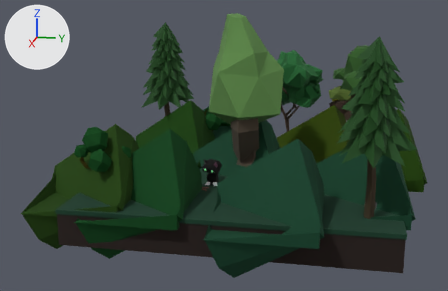
The Blender file Visual Project FIles/ROOMS/smfm room 4.blend, before and after one commit.
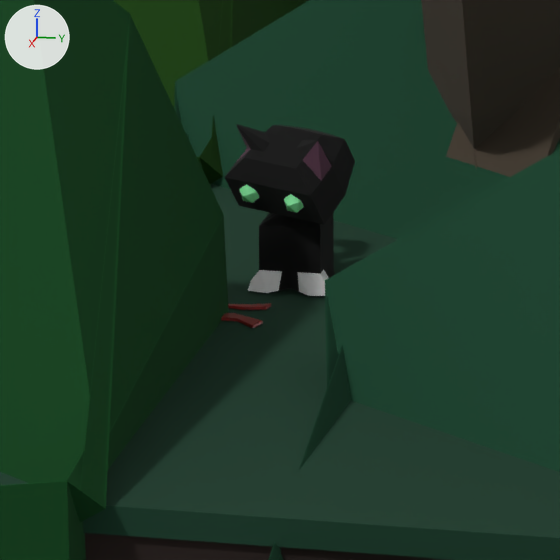
The first picture shows the older version from a 50 mm lens placed at (14.72, 2.29, 5.63), pointed at (0.18, -0.62, 2.0). The close-ups show both versions on the part from 37% to 57% of the width and 48% to 78% of the height of that picture. Arrows for +X, +Y and +Z are at upper left; the lights stay in place.

The scene before the commit, as lines of its bpy script (objects in view):
```python
ob_cube_019 = bpy.data.objects.new('Cube.019', me_cube_020)
ob_cube_019.parent = ob_low_poly_chili_leaf_tree_001
ob_cube_019.location = (-0.345, -0.364, 0.0042)
ob_icosphere_011 = bpy.data.objects.new('Icosphere.011', me_icosphere_011)
ob_icosphere_011.location = (1.285, -0.795, 1.784)
ob_icosphere_011.rotation_euler = (0.0, 0.0, 6.28)  # degrees (0, 0, 360)
ob_icosphere_011.scale = (0.0424, 0.0424, 0.0424)
ob_icosphere_027 = bpy.data.objects.new('Icosphere.027', me_icosphere_023)
ob_icosphere_027.location = (1.286, -0.591, 1.784)
ob_icosphere_027.rotation_euler = (0.0, 0.0, 6.28)  # degrees (0, 0, 360)
ob_icosphere_027.scale = (0.0424, 0.0424, 0.0424)
ob_ribbon = bpy.data.objects.new('_ribbon', me_cube_026)
ob_ribbon.location = (1.439, -0.867, 1.303)
ob_ribbon.scale = (-0.0322, 0.136, -0.00501)
ob_square = bpy.data.objects.new('Square', me_cube_024)
ob_square.location = (1.138, -0.694, 1.431)
ob_square.rotation_euler = (0.0, 0.0, 6.28)  # degrees (0, 0, 360)
ob_square.scale = (0.114, 0.114, 0.114)
# also in view: 'Cube.007' at (2.58, -1.97, 1.46); 'Cube.017' at (0.41, -0.36, 1.46); 'Cube.018' at (0.22, 0.03, 1.97); 'Grass' at (0.0, 0.0, 1.25); 'Cube.011' at (2.96, 0.81, 1.46)
```
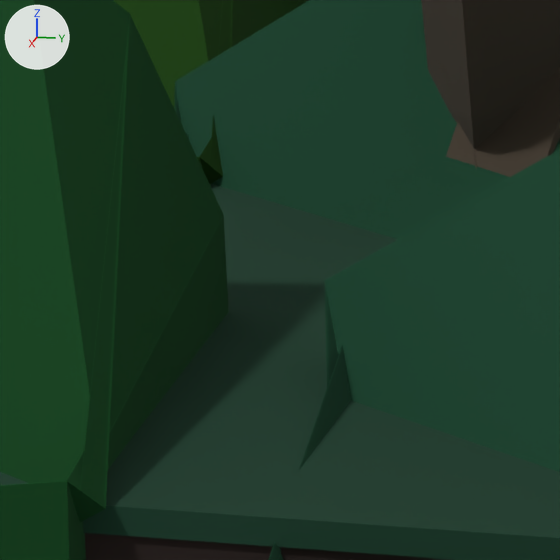
Boxes [x1, y1, x2, y2] around the edits, measured in the close-ups (560 x 560 px):
```json
{"object": "Square", "change": "deleted", "before": [225, 124, 355, 296], "on screen": "black", "faces in mat_material_020 (black #000000)": [225, 124, 355, 291], "faces in mat_material_021 (white #e7e7e7)": [248, 270, 328, 296], "faces in mat_material_022 (dark purple #583649)": [236, 125, 332, 181]}
{"object": "_ribbon", "change": "hidden", "before": [221, 303, 271, 328]}
{"object": "Icosphere.027", "change": "deleted", "before": [284, 194, 304, 213]}
{"object": "Icosphere.011", "change": "deleted", "before": [239, 184, 259, 203]}
```

Scene script edits in JSON lines:
```json
{"op": "add", "block": "ob_ribbon", "code": "ob_ribbon.hide_render = True"}
{"op": "remove", "block": "ob_icosphere_011", "code": ["ob_icosphere_011 = bpy.data.objects.new('Icosphere.011', me_icosphere_011)", "ob_icosphere_011.location = (1.285, -0.795, 1.784)", "ob_icosphere_011.rotation_euler = (0.0, 0.0, 6.28)  # degrees (0, 0, 360)", "ob_icosphere_011.scale = (0.0424, 0.0424, 0.0424)"]}
{"op": "remove", "block": "ob_icosphere_027", "code": ["ob_icosphere_027 = bpy.data.objects.new('Icosphere.027', me_icosphere_023)", "ob_icosphere_027.location = (1.286, -0.591, 1.784)", "ob_icosphere_027.rotation_euler = (0.0, 0.0, 6.28)  # degrees (0, 0, 360)", "ob_icosphere_027.scale = (0.0424, 0.0424, 0.0424)"]}
{"op": "remove", "block": "ob_square", "code": ["ob_square = bpy.data.objects.new('Square', me_cube_024)", "ob_square.location = (1.138, -0.694, 1.431)", "ob_square.rotation_euler = (0.0, 0.0, 6.28)  # degrees (0, 0, 360)", "ob_square.scale = (0.114, 0.114, 0.114)"]}
```
